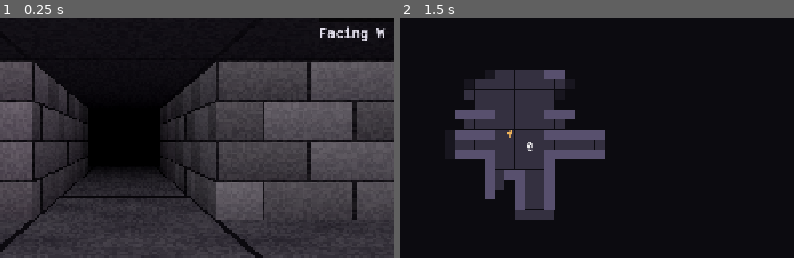
Above: before the commit, frames 1-2 (left to right).
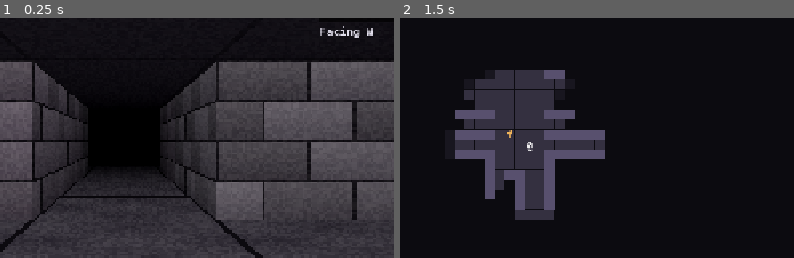
Above: after the commit, the same moments.

Repository: DarylHS/crawl-live
Game: Godot game, scene res://scenes/main.tscn
The game is run twice, just before and just after one commit, with the same random seed, the same clock (stepped at 60 frames per second) and the same inputs.
Inputs (mouse positions are % of the whole screen's width and height, from its top left):
- Up to frame 1 (0.25 s): no input
- Up to frame 2 (1.5 s): tap Enter (descend) at 0.5 s; move the mouse to (73, 45) at 0.52 s; hold E (turn_right) 0.53-1.25 s; hold Tab (toggle_view) 0.53-1.25 s; tap Right (move_e) at 0.6 s; click (73, 45) at 0.67 s; tap Space at 0.77, 1.25 s; drag from (30, 55) to (46, 70) at 1.27 s
The pictures show only the part of the screen within x 25-75%, y 16-66%; the shares and areas given below are measured in that part.

The runs differ from the first frame. In frame 1, 0.4% of the frame differs, in the area x 81-98%, y 3-10%; in frame 2, nothing differs.

Commit message:
P5 verifier fixes: bracket pixels, 18 px compass label, F2 blocked, Compatibility renderer default, map-view follow_floor, tests
Co-Authored-By: Claude Opus 5.5 <noreply@anthropic.com>
Claude-Session: https://claude.ai/code/session_01YUT57xSoKLGh7Jp2JAwAxb

Diff:
--- a/godot/project.godot
+++ b/godot/project.godot
@@ -131,4 +131,6 @@
 
 [rendering]
 
+renderer/rendering_method="gl_compatibility"
+renderer/rendering_method.mobile="gl_compatibility"
 textures/canvas_textures/default_texture_filter=0
--- a/godot/tests/ui/test_game_view.gd
+++ b/godot/tests/ui/test_game_view.gd
@@ -309,6 +309,28 @@
 	assert_eq(g.logged_runs, 1)
 
 
+func test_f2_is_ignored_while_a_menu_blocks_the_view() -> void:
+	var g := _game()
+	g.start(_world())
+	g.blocked = true
+	assert_false(g.press(&"cycle_render_scale"))
+	assert_eq(g.fp_view.render_scale, "retro")
+
+
+func test_descending_in_the_map_view_faces_the_open_way_on_tab_back() -> void:
+	var g := _game()
+	var w := _world()
+	g.start(w)
+	g.press(&"toggle_view")
+	var floor_before := w.floor
+	var prefer := g.fp_view.logic.facing
+	w.new_floor(2)                                            # what descending does
+	g.press(&"wait")                                          # any map action runs the follow-up
+	assert_false(w.floor == floor_before)
+	var p := w.player
+	assert_eq(g.fp_view.logic.facing, FpLogic.open_facing(w.floor, p.x, p.y, prefer))
+
+
 func test_renders_each_floor_with_the_overlays() -> void:
 	# Python test_renders_each_floor_with_the_overlays: every floor draws in both views with the
 	# minimap and compass up (the per-floor mesh is checked in test_fp_scene.gd).
--- a/godot/tests/ui/test_minimap.gd
+++ b/godot/tests/ui/test_minimap.gd
@@ -31,7 +31,8 @@
 	assert_true(far.x >= 0)
 	assert_eq(f.explored[far.y][far.x], 0)
 	assert_false(_same(mm.pixel(far.x, far.y), MinimapImage.FLOOR))     # unexplored: backing only
-	w.floor.explored[far.y][far.x] = 1                              # an Opening Act's map (Python _act_reward)
+	w._act_reward(Bosses.spawn_act("opening", "goblin", far.x, far.y))   # an Opening Act's map
+	assert_eq(f.explored[far.y][far.x], 1)
 	mm.redraw(w, 0.0)                                              # only the changed tiles redraw
 	assert_true(_same(mm.pixel(far.x, far.y), MinimapImage.FLOOR))
 	var seen := Vector2i(-1, -1)
--- a/godot/ui/fp/billboard.gdshader
+++ b/godot/ui/fp/billboard.gdshader
@@ -10,7 +10,7 @@
 // only (parallel to the screen, so every pixel of it is at the same depth, as in Python), keeping
 // the node's scale. Binary alpha: a pixel is drawn whole or not at all. Colours are mixed the way
 // pygame mixes them: the texture value times the brightness, in sRGB. The Compatibility renderer (measured) shows
-// ALBEDO as it is (OUTPUT_IS_SRGB); Forward+ and Mobile need the value converted to linear first.
+// ALBEDO as it is (OUTPUT_IS_SRGB); Forward+ needs it converted to linear first (checked: sprites match there too).
 
 uniform sampler2D sprite_tex : filter_nearest, repeat_disable;
 uniform float light = 8.5;
--- a/godot/ui/fp/billboard_bar.gdshader
+++ b/godot/ui/fp/billboard_bar.gdshader
@@ -3,22 +3,7 @@
 // The health bar variant of billboard.gdshader: the same billboard, but never fogged and drawn over
 // everything (depth test off), as Python blits the bar to the screen after the sprites, so a tall Act
 // whose bar would sit above the ceiling line still shows it.
-// A first-person sprite, shaded the way crawler/ui/firstperson.py shades them: no lighting at all,
-// only fog, brightness = max(min_bright, (1 - depth / light) ^ 1.3) where depth is the distance
-// straight ahead of the camera (Python's tz). Everything past the light radius stays at the 0.12
-// floor, so a monster's eyes survive at the edge of sight. The scene's depth fog is switched off
-// for these (fog_disabled), the maths here does it instead.
-//
-// The quad is a Sprite3D mesh; this shader turns it into a billboard that turns about the Y axis
-// only (parallel to the screen, so every pixel of it is at the same depth, as in Python), keeping
-// the node's scale. Binary alpha: a pixel is drawn whole or not at all. Colours are mixed the way
-// pygame mixes them: the texture value times the brightness, in sRGB. The Compatibility renderer (measured) shows
-// ALBEDO as it is (OUTPUT_IS_SRGB); Forward+ and Mobile need the value converted to linear first.
-
 uniform sampler2D sprite_tex : filter_nearest, repeat_disable;
-uniform float light = 8.5;
-uniform float min_bright = 0.12;
-uniform bool fogged = true;
 
 vec3 srgb_to_linear(vec3 s) {
 	return mix(pow((s + vec3(0.055)) / 1.055, vec3(2.4)), s / 12.92, lessThan(s, vec3(0.04045)));
@@ -40,11 +25,5 @@
 	if (c.a < 0.5) {
 		discard;
 	}
-	float k = 1.0;
-	if (fogged) {
-		float depth = -VERTEX.z;
-		k = max(min_bright, pow(clamp(1.0 - depth / light, 0.0, 1.0), 1.3));
-	}
-	vec3 s = c.rgb * k;
-	ALBEDO = OUTPUT_IS_SRGB ? s : srgb_to_linear(s);
+	ALBEDO = OUTPUT_IS_SRGB ? c.rgb : srgb_to_linear(c.rgb);
 }
--- a/godot/ui/fp/minimap.gd
+++ b/godot/ui/fp/minimap.gd
@@ -19,7 +19,7 @@
 	mouse_filter = Control.MOUSE_FILTER_IGNORE
 	compass_label = Label.new()
 	compass_label.add_theme_font_override("font", _font)
-	compass_label.add_theme_font_size_override("font_size", 22)
+	compass_label.add_theme_font_size_override("font_size", 18)
 	compass_label.add_theme_color_override("font_color", MinimapImage.colour("TEXT"))
 	compass_label.mouse_filter = Control.MOUSE_FILTER_IGNORE
 	add_child(compass_label)
--- a/godot/ui/game_view.gd
+++ b/godot/ui/game_view.gd
@@ -69,7 +69,7 @@
 	if event.is_action_pressed(&"toggle_view") and not (event as InputEventKey).echo:
 		if toggle_view():
 			get_viewport().set_input_as_handled()
-	elif event.is_action_pressed(&"cycle_render_scale") and not (event as InputEventKey).echo:
+	elif event.is_action_pressed(&"cycle_render_scale") and not (event as InputEventKey).echo and not blocked:
 		cycle_render_scale()
 		get_viewport().set_input_as_handled()
 
@@ -85,10 +85,13 @@
 	if action == &"toggle_view":
 		used = toggle_view()
 	elif action == &"cycle_render_scale":
-		cycle_render_scale()
-		used = true
+		if not blocked:                                       # menus swallow F2 as they do Tab
+			cycle_render_scale()
+			used = true
 	elif world != null:
 		used = fp_view.controller.press(action) if view == "fp" else top_view.controller.press(action)
+		if view == "top":
+			fp_view.controller.after_action()                 # face the open way on a new floor, as Python
 	log_run_if_over()
 	return used
 
--- a/godot/ui/top/top_marks.gd
+++ b/godot/ui/top/top_marks.gd
@@ -108,5 +108,6 @@
 		var y: int = corner[1]
 		var sx: int = corner[2]
 		var sy: int = corner[3]
-		draw_line(Vector2(x, y), Vector2(x + sx * BRACKET_LEN, y), c, 2.0)
-		draw_line(Vector2(x, y), Vector2(x, y + sy * BRACKET_LEN), c, 2.0)
+		# pygame's width 2 line fills rows y and y + 1 (columns x and x + 1) and is 6 px long
+		draw_rect(Rect2(mini(x, x + BRACKET_LEN * sx), y, BRACKET_LEN + 1, 2), c)
+		draw_rect(Rect2(x, mini(y, y + BRACKET_LEN * sy), 2, BRACKET_LEN + 1), c)
Not shown, changed: docs/port-plan.md
